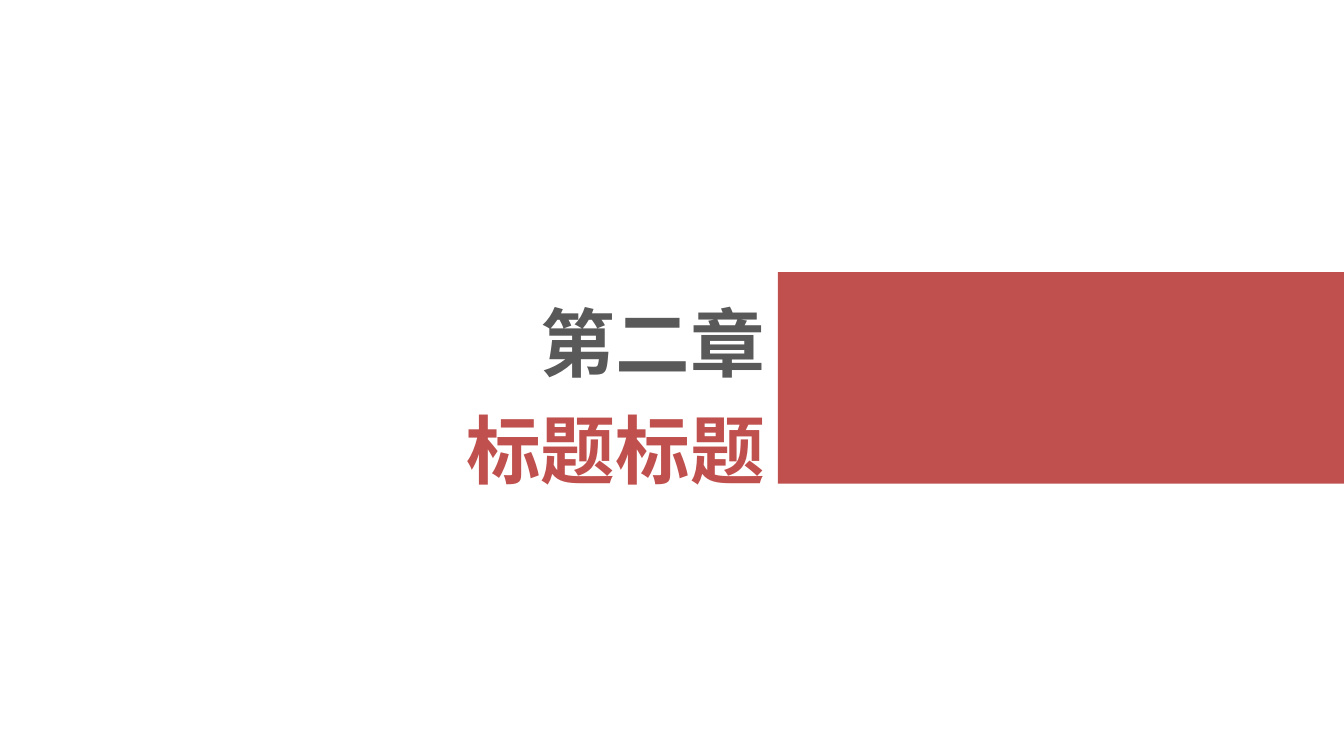
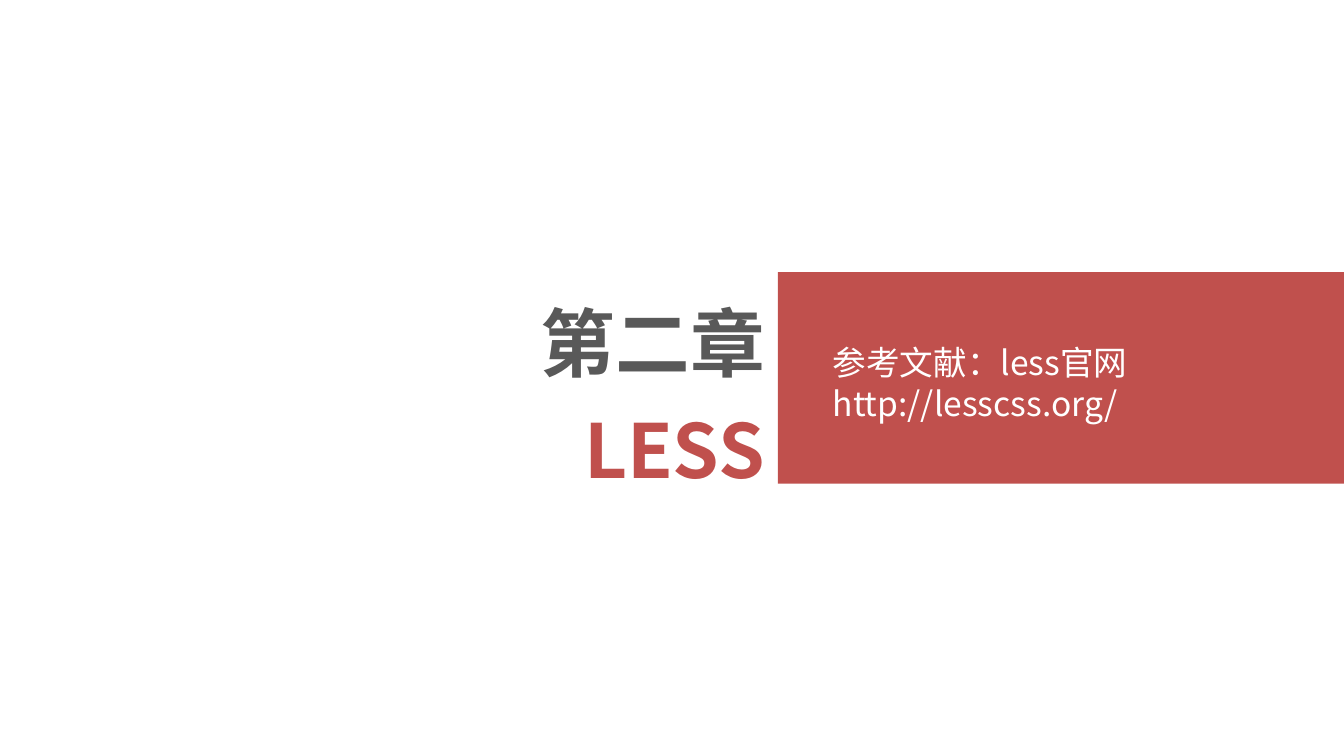
Before and after one commit to zhujiajia1984/studyDoc, a slide deck: slide 13 of 00_学习分享/学习分享_es6_less.pptx (slide 10 before the commit). Drawn at 1344x756 pixels with LibreOffice and Linux fonts; fonts in the diff are those of the drawing. Boxes give left, top, right and bottom in pixels: in the first picture for what was removed or moved away, otherwise in the second. Text is boxed around its words. In the diff, an @@ line names an element or a change of style, - is before the commit and + after.

```diff
--- a/00_学习分享/学习分享_es6_less.pptx
+++ b/00_学习分享/学习分享_es6_less.pptx
@@ text added at (x1=833, y1=346, x2=1128, y2=425), 18 pt, text #FFFFFF @@
+参考文献：less官网
+http://lesscss.org/
@@ text at (x1=584, y1=421, x2=765, y2=479): text changed @@
-标题标题
+LESS
```
Also in this commit, not shown: 2 other slides changed, 9 slides added, 21 slides removed.
